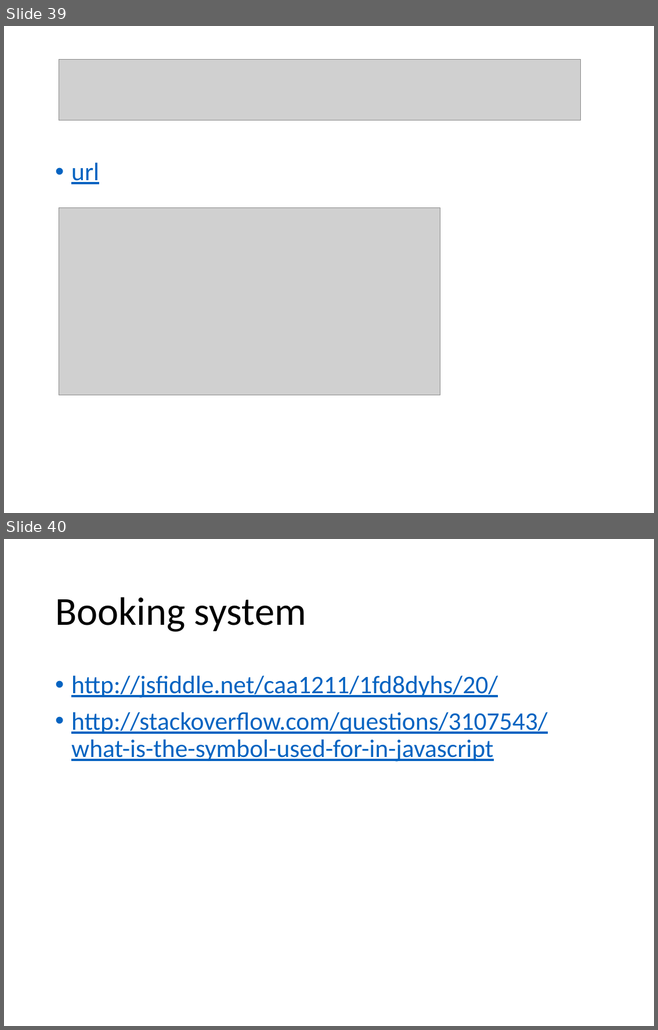
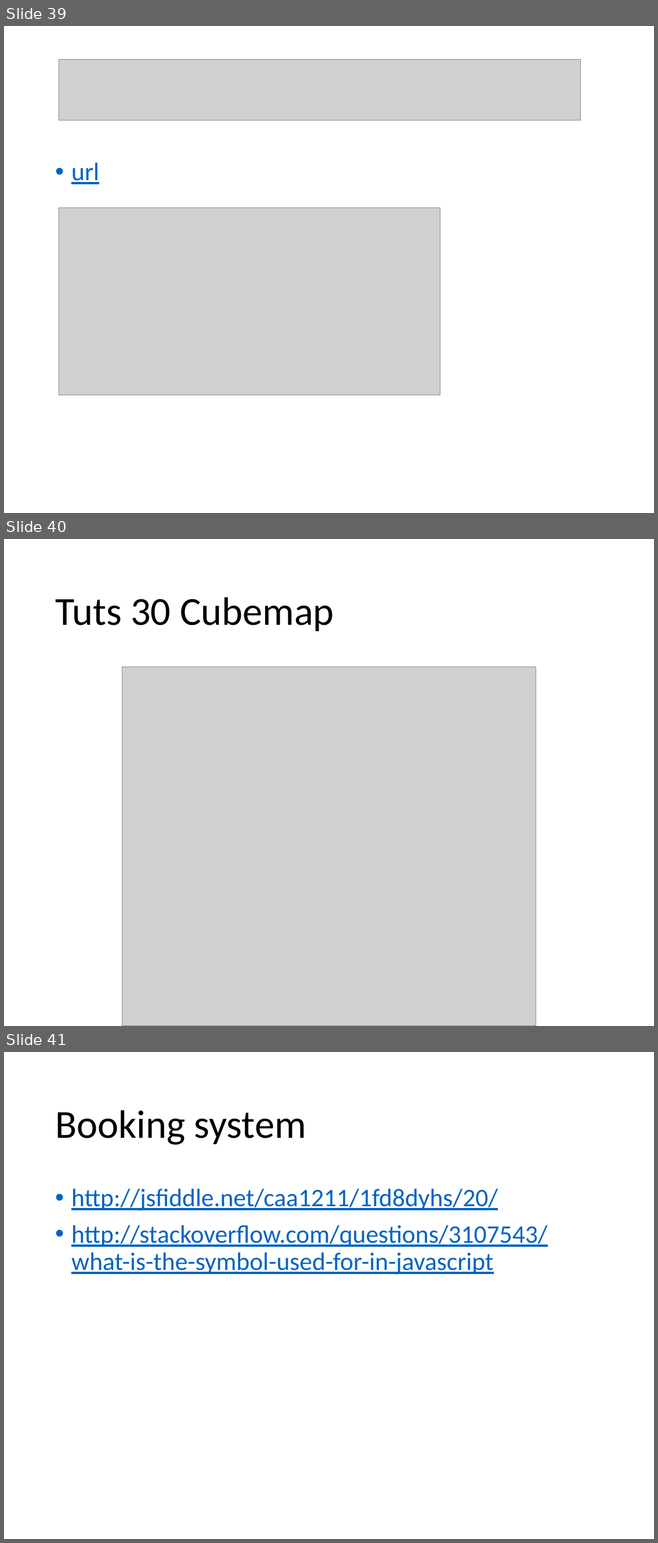
Before and after one commit to caa1211/tutsplus, a slide deck: threejs-tuts-3.pptx. Shown one above the other, each under a label of ours: slides 39 and 40 before the commit, slides 39, 40 and 41 after it. The pictures are 658x1030 and 658x1543 pixels, drawn with LibreOffice and Linux fonts; fonts in the diff are those of the drawing; grey boxes stand for pictures. Boxes give left, top, right and bottom in pixels: in the first picture for what was removed or moved away, otherwise in the second. Text is boxed around its words. In the diff, an @@ line names an element or a change of style, - is before the commit and + after.

Commit message:
tuts30: cubemap

```diff
--- a/threejs-tuts-3.pptx
+++ b/threejs-tuts-3.pptx
@@ slide 40 added at box(4, 539, 654, 1026), background #FFFFFF @@
@@ title added at box(55, 597, 334, 631), 44 pt, text #000000 @@
+Tuts 30 Cubemap
@@ picture added at box(122, 667, 535, 1026) @@
@@ what was slide 40 is now slide 41 @@
```
Also in this commit, not shown: 12 other files.
